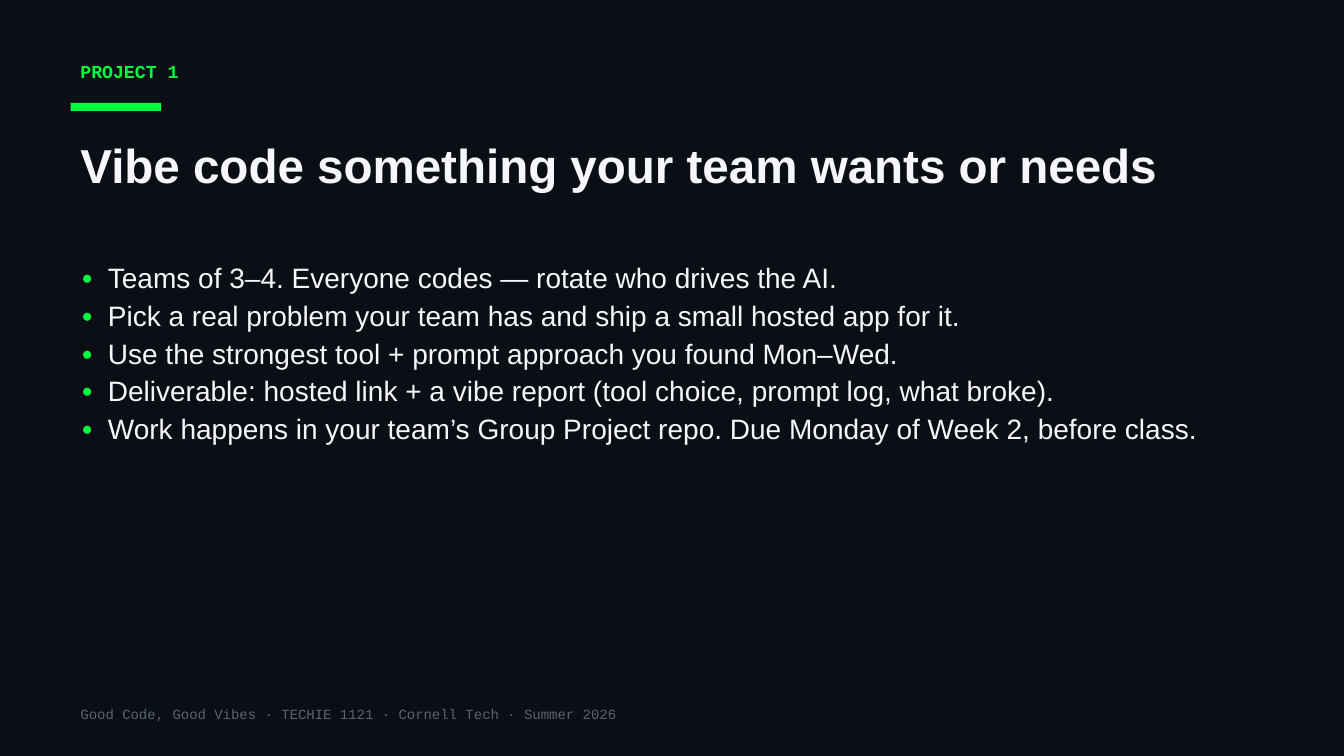
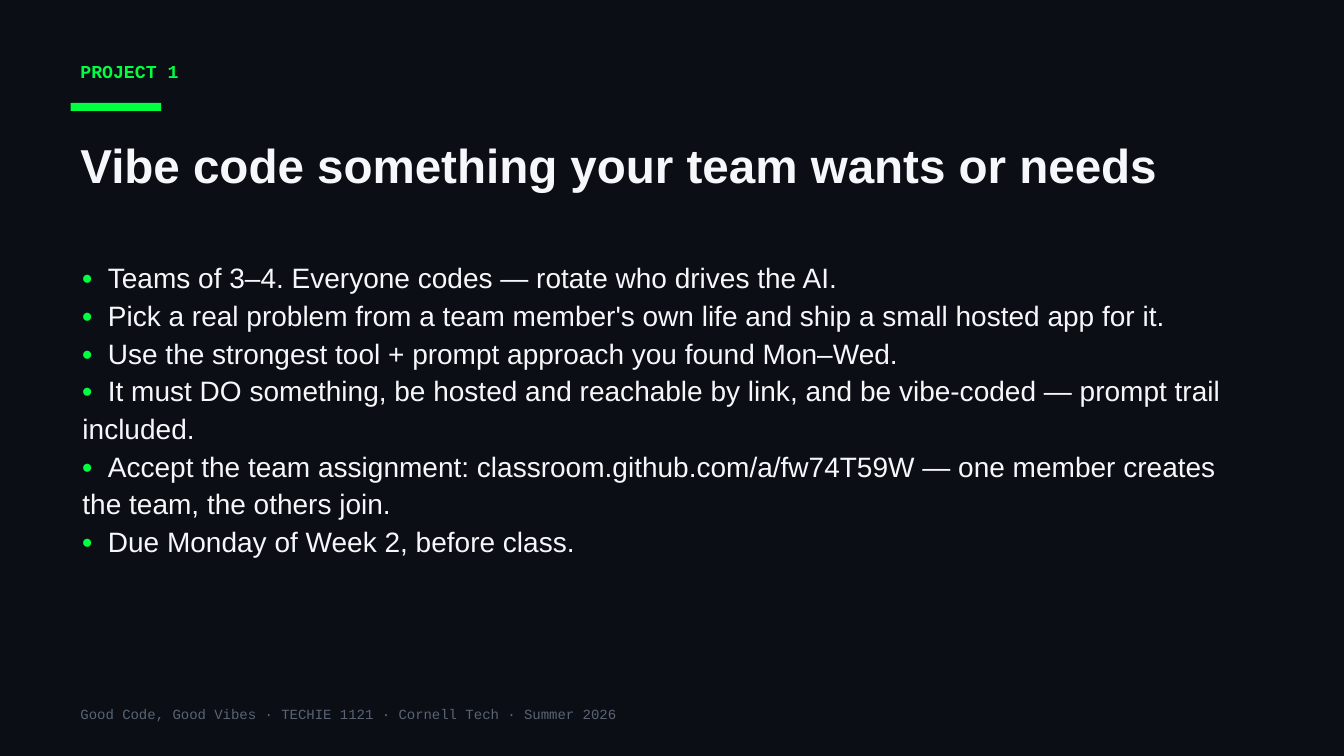
Before and after one commit to Cornell-Tech-Vibe-Coding-Summer-2026/website, a slide deck: slide 2 of slides/Week1-Thu-Project-Day.pptx. Drawn at 1344x756 pixels with LibreOffice and Linux fonts; fonts in the diff are those of the drawing. Boxes give left, top, right and bottom in pixels: in the first picture for what was removed or moved away, otherwise in the second. Text is boxed around its words. In the diff, an @@ line names an element or a change of style, - is before the commit and + after.

```diff
--- a/slides/Week1-Thu-Project-Day.pptx
+++ b/slides/Week1-Thu-Project-Day.pptx
@@ text at bbox=[108, 305, 1165, 331]: text changed @@
-• Pick a real problem your team has and ship a small hosted app for it.
+• Pick a real problem from a team member's own life and ship a small hosted app for it.
@@ text at bbox=[82, 380, 1220, 557]: text changed @@
-• Deliverable: hosted link + a vibe report (tool choice, prompt log, what broke).
-• Work happens in your team’s Group Project repo. Due Monday of Week 2, before class.
+• It must DO something, be hosted and reachable by link, and be vibe-coded — prompt trail included.
+• Accept the team assignment: classroom.github.com/a/fw74T59W — one member creates the team, the others join.
+• Due Monday of Week 2, before class.
```
Also in this commit, not shown: 1 other slide changed, 10 slides added, 1 other file.
